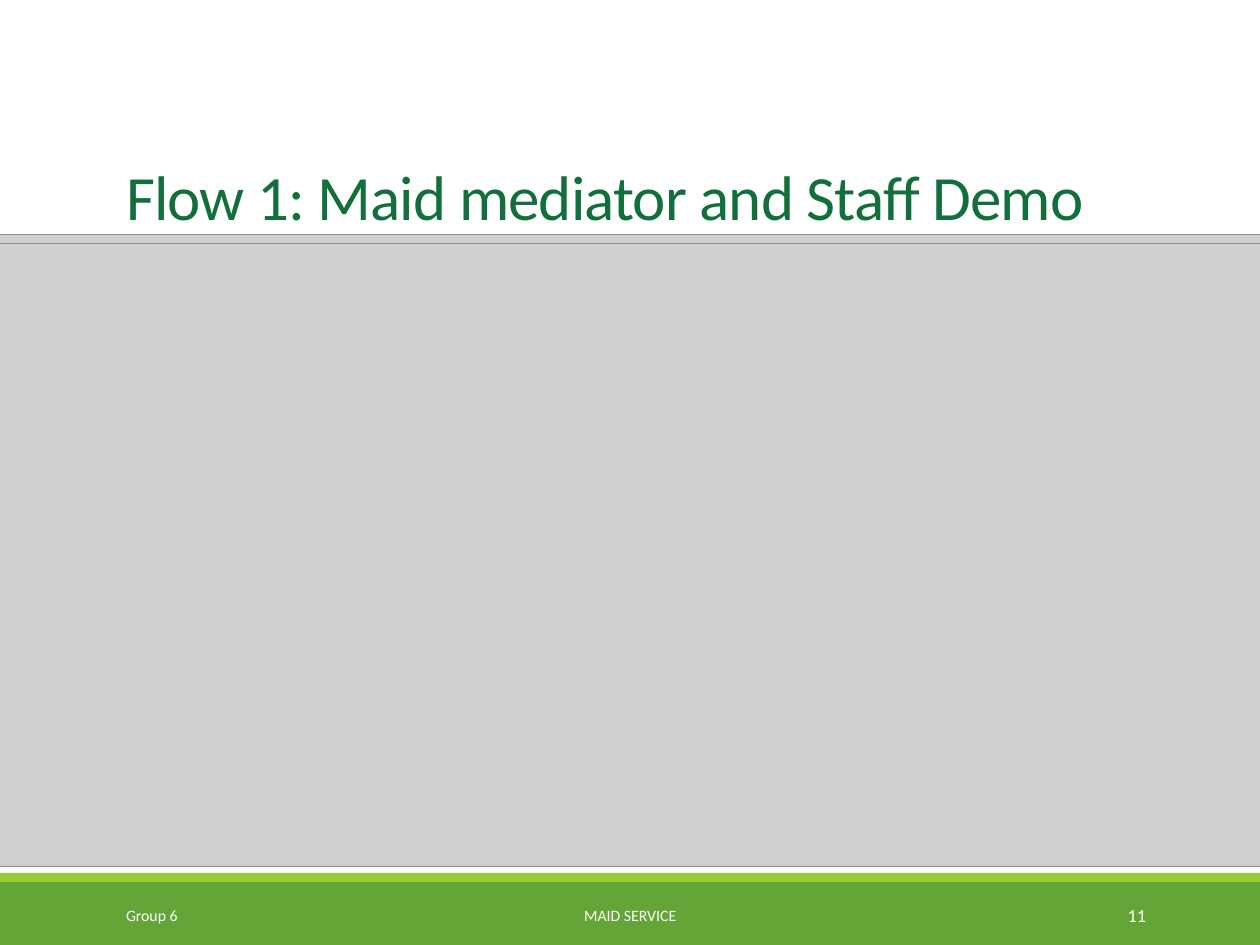
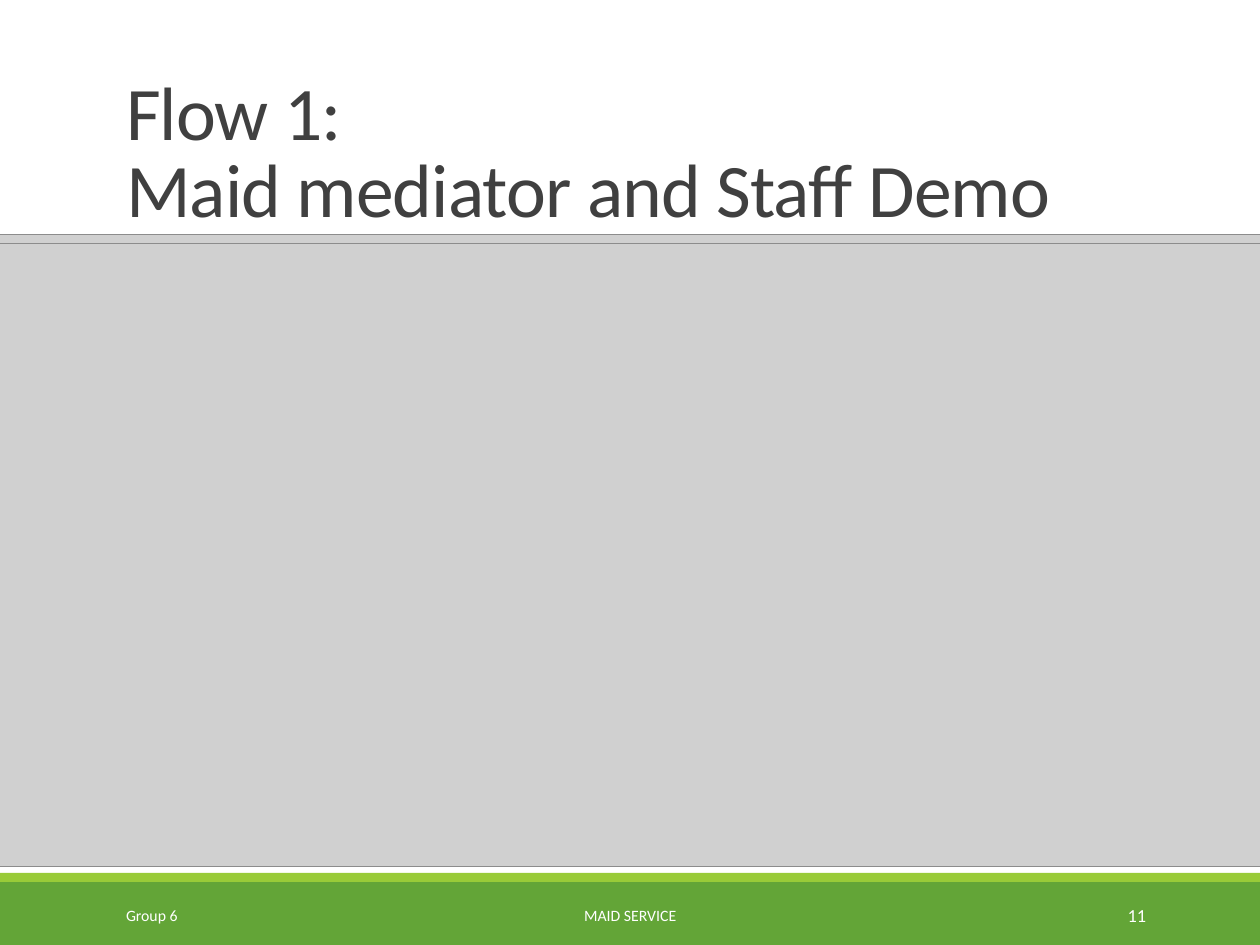
Before and after one commit to TuanBT/ms-website, a slide deck: slide 11 of Presentation/MS_Slide.pptx. Drawn at 1260x945 pixels with LibreOffice and Linux fonts; fonts in the diff are those of the drawing; grey boxes stand for pictures; background and template pictures are left out. Boxes give left, top, right and bottom in pixels: in the first picture for what was removed or moved away, otherwise in the second. Text is boxed around its words. In the diff, an @@ line names an element or a change of style, - is before the commit and + after.

```diff
--- a/Presentation/MS_Slide.pptx
+++ b/Presentation/MS_Slide.pptx
@@ title "Flow 1: Maid mediator and ...": place and size @@
-title "Flow 1: Maid mediator and ..." at bbox=[126, 176, 1084, 235]
+title "Flow 1: Maid mediator and ..." at bbox=[126, 87, 1050, 235]
@@ title "Flow 1: Maid mediator and ..." at bbox=[126, 87, 1050, 235]: size 36 to 43.2 pt, text colour #116F3C to #404040 @@
```
Also in this commit, not shown: 4 other slides changed.
